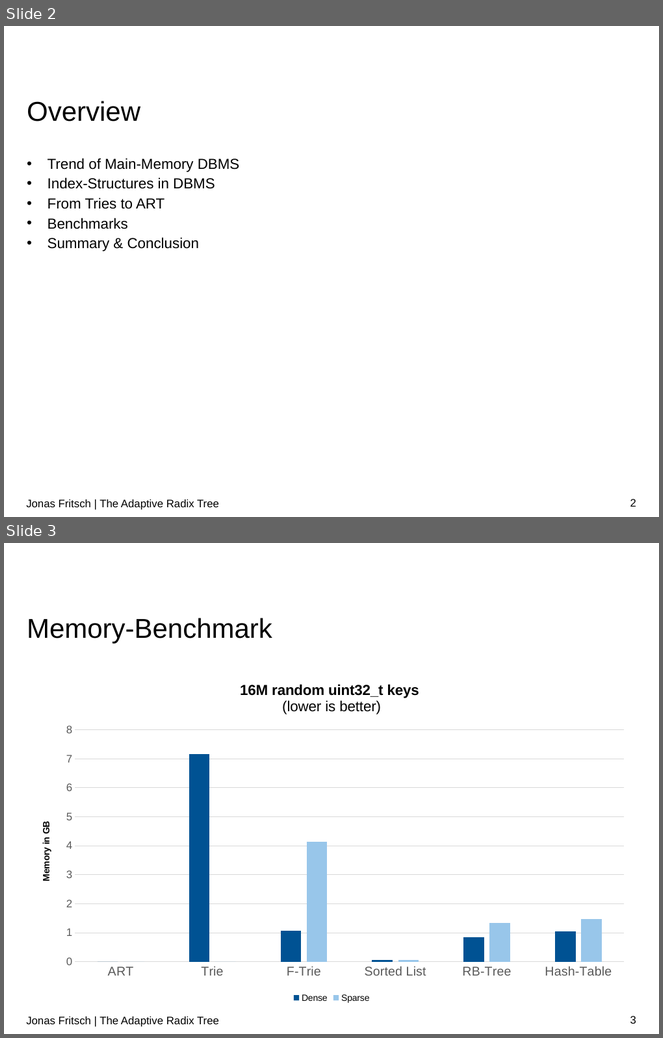
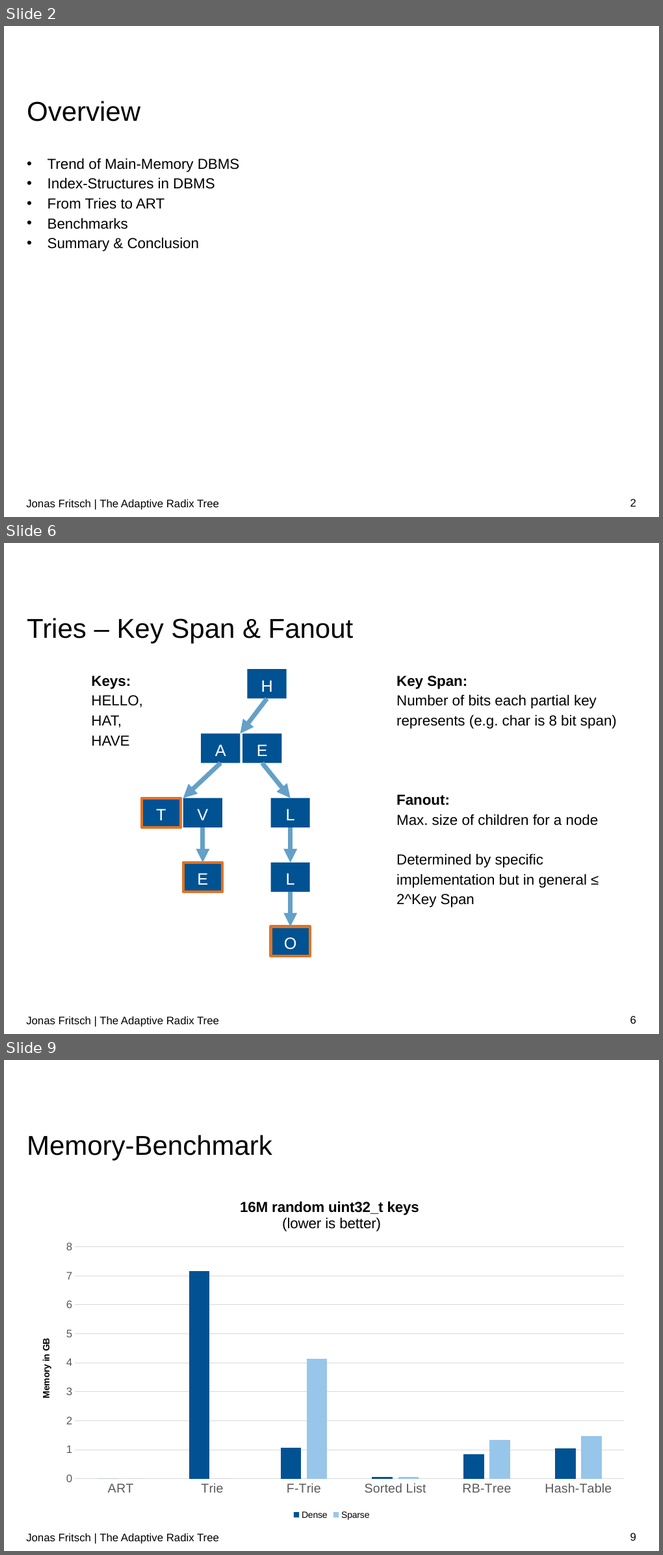
Before and after one commit to atalantus/The-Adaptive-Radix-Tree, a slide deck: Presentation/The Adaptive Radix Tree.pptx. Shown one above the other, each under a label of ours: slides 2 and 3 before the commit, slides 2, 6 and 9 after it; the slides between them are not shown. The pictures are 663x1038 and 663x1555 pixels, drawn with LibreOffice and Linux fonts; fonts in the diff are those of the drawing; background and template pictures are left out. Boxes give left, top, right and bottom in pixels: in the first picture for what was removed or moved away, otherwise in the second. Text is boxed around its words. In the diff, an @@ line names an element or a change of style, - is before the commit and + after.

```diff
--- a/Presentation/The Adaptive Radix Tree.pptx
+++ b/Presentation/The Adaptive Radix Tree.pptx
@@ slide 6 added at <box>4,543,659,1034</box>, background #FFFFFF @@
@@ title added at <box>27,618,354,643</box>, 30 pt, text #000000 @@
+Tries – Key Span & Fanout
@@ text added at <box>91,676,142,746</box>, 16 pt, text #000000 @@
+Keys:
+HELLO,
+HAT,
+HAVE
@@ rectangle added at <box>248,670,287,699</box>, fill #005293, 18 pt, text #FFFFFF @@
+H
@@ text added at <box>397,676,617,908</box>, 16 pt, text #000000 @@
+Key Span:
+Number of bits each partial key represents (e.g. char is 8 bit span)
+Fanout:
+Max. size of children for a node
+Determined by specific implementation but in general ≤ 2^Key Span
@@ arrow added from (267, 699) to (241, 733), #64A0C8 5 pt @@
@@ rectangle added at <box>201,733,241,763</box>, fill #005293, 18 pt, text #FFFFFF @@
+A
@@ rectangle added at <box>243,733,282,763</box>, fill #005293, 18 pt, text #FFFFFF @@
+E
@@ arrow added from (221, 763) to (183, 798), #64A0C8 5 pt @@
@@ arrow added from (262, 763) to (290, 798), #64A0C8 5 pt @@
@@ rectangle added at <box>142,798,181,828</box>, fill #005293, outline #E37222 3 pt, 18 pt, text #FFFFFF @@
+T
@@ rectangle added at <box>183,798,223,828</box>, fill #005293, 18 pt, text #FFFFFF @@
+V
@@ rectangle added at <box>270,798,310,828</box>, fill #005293, 18 pt, text #FFFFFF @@
+L
@@ arrow added from (202, 827) to (202, 863), #64A0C8 5 pt @@
@@ arrow added from (290, 827) to (290, 863), #64A0C8 5 pt @@
@@ rectangle added at <box>183,863,223,892</box>, fill #005293, outline #E37222 3 pt, 18 pt, text #FFFFFF @@
+E
@@ rectangle added at <box>270,863,310,892</box>, fill #005293, 18 pt, text #FFFFFF @@
+L
@@ arrow added from (290, 892) to (290, 927), #64A0C8 5 pt @@
@@ rectangle added at <box>270,927,310,956</box>, fill #005293, outline #E37222 3 pt, 18 pt, text #FFFFFF @@
+O
@@ text added at <box>26,1017,219,1027</box>, 12 pt, text #000000 @@
+Jonas Fritsch | The Adaptive Radix Tree
@@ page number added at <box>631,1016,636,1024</box>, 12 pt, text #000000 @@
+6
@@ what was slide 3 is now slide 9 @@
@@ page number at <box>631,1533,636,1541</box>: text changed @@
-3
+9
```
Also in this commit, not shown: 5 other slides added.
